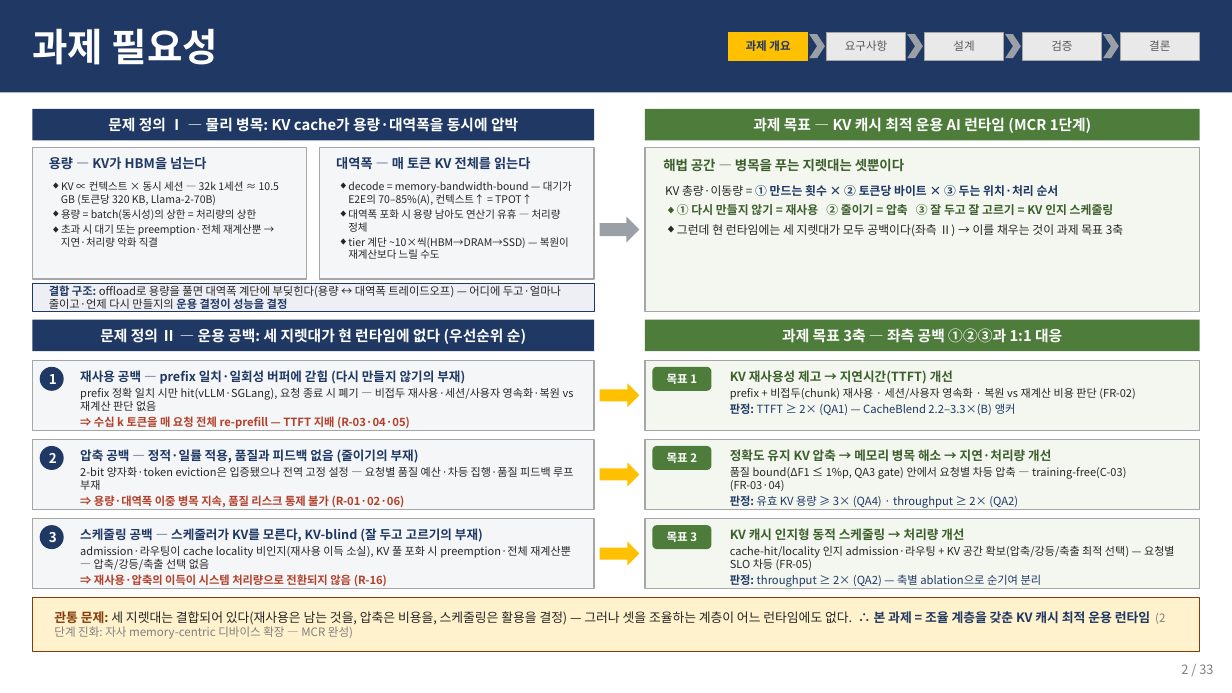
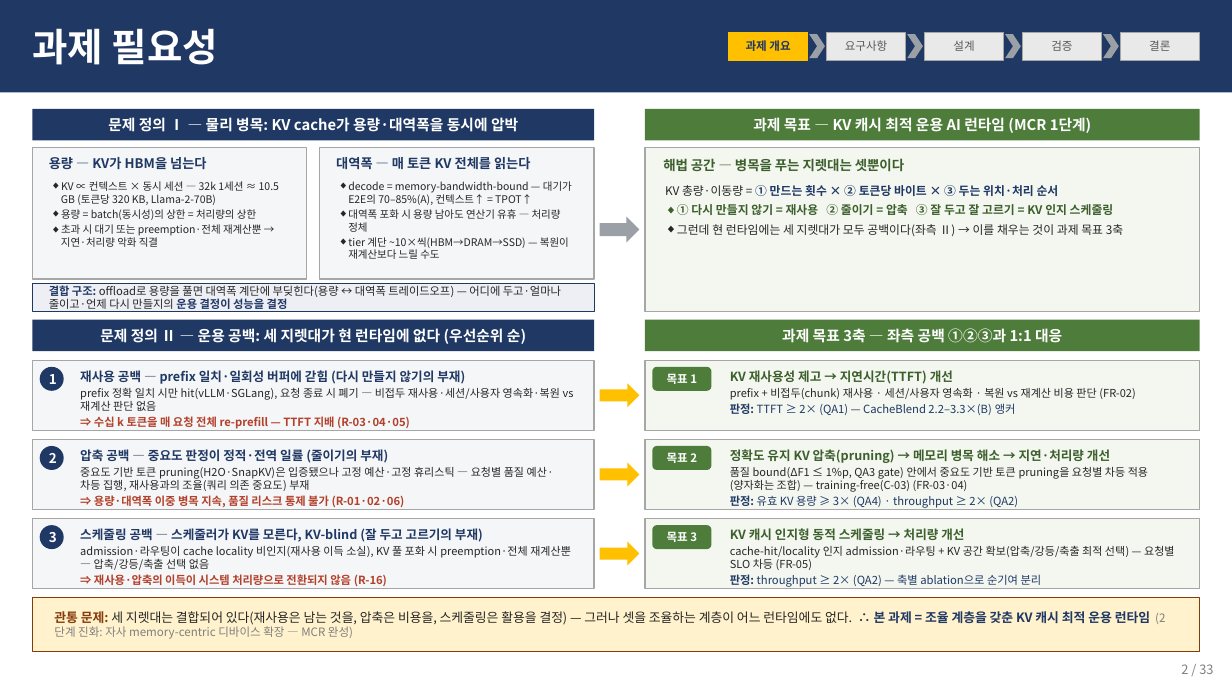
Before and after one commit to mkim0628/architect, a slide deck: slide 1 of docs/mcr_necessity_kv.pptx. Drawn at 1232x693 pixels with LibreOffice and Linux fonts; fonts in the diff are those of the drawing. Boxes give left, top, right and bottom in pixels: in the first picture for what was removed or moved away, otherwise in the second. Text is boxed around its words. In the diff, an @@ line names an element or a change of style, - is before the commit and + after.

```diff
--- a/docs/mcr_necessity_kv.pptx
+++ b/docs/mcr_necessity_kv.pptx
@@ text at box(80, 447, 554, 491): text changed @@
-압축 공백 — 정적·일률 적용, 품질과 피드백 없음 (줄이기의 부재)
-2-bit 양자화·token eviction은 입증됐으나 전역 고정 설정 — 요청별 품질 예산·차등 집행·품질 피드백 루프 부재
+압축 공백 — 중요도 판정이 정적·전역 일률 (줄이기의 부재)
+중요도 기반 토큰 pruning(H2O·SnapKV)은 입증됐으나 고정 예산·고정 휴리스틱 — 요청별 품질 예산·차등 집행, 재사용과의 조율(쿼리 의존 중요도) 부재
@@ text at box(730, 449, 1148, 492): text changed @@
-정확도 유지 KV 압축 → 메모리 병목 해소 → 지연·처리량 개선
-품질 bound(ΔF1 ≤ 1%p, QA3 gate) 안에서 요청별 차등 압축 — training-free(C-03) (FR-03·04)
+정확도 유지 KV 압축(pruning) → 메모리 병목 해소 → 지연·처리량 개선
+품질 bound(ΔF1 ≤ 1%p, QA3 gate) 안에서 중요도 기반 토큰 pruning을 요청별 차등 적용(양자화는 조합) — training-free(C-03) (FR-03·04)
```
Also in this commit, not shown: 4 other files.
